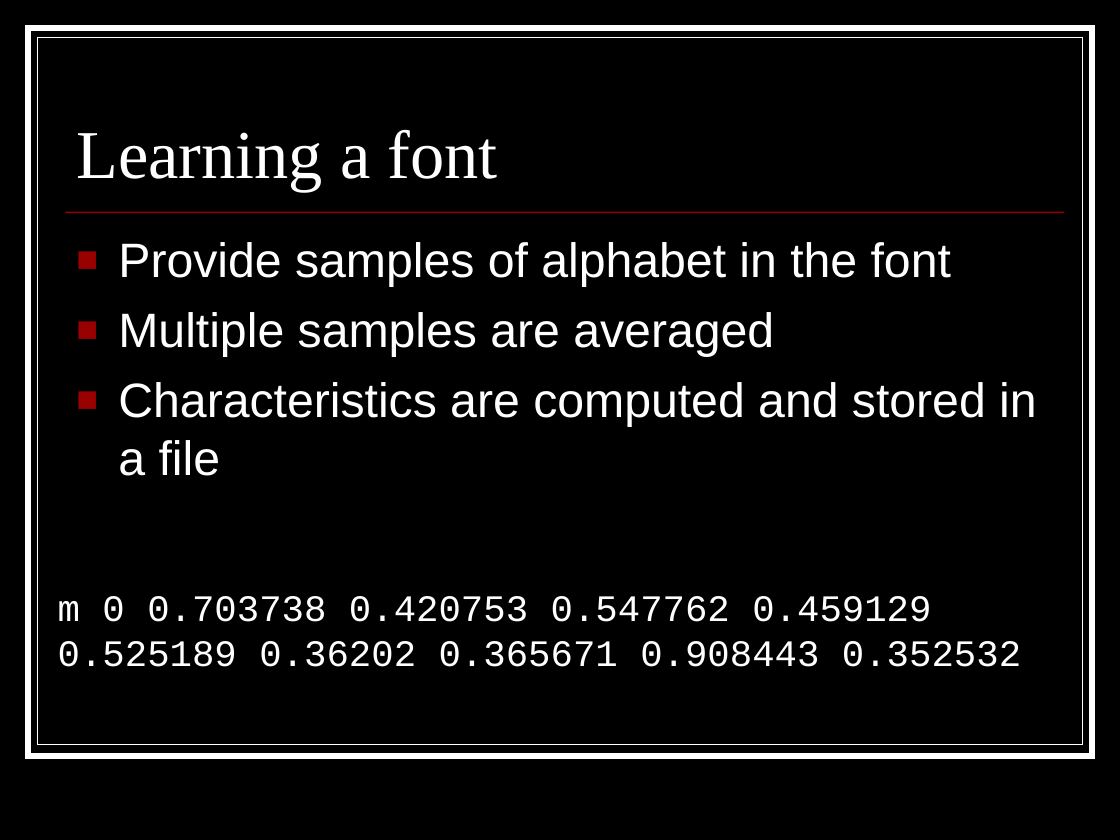
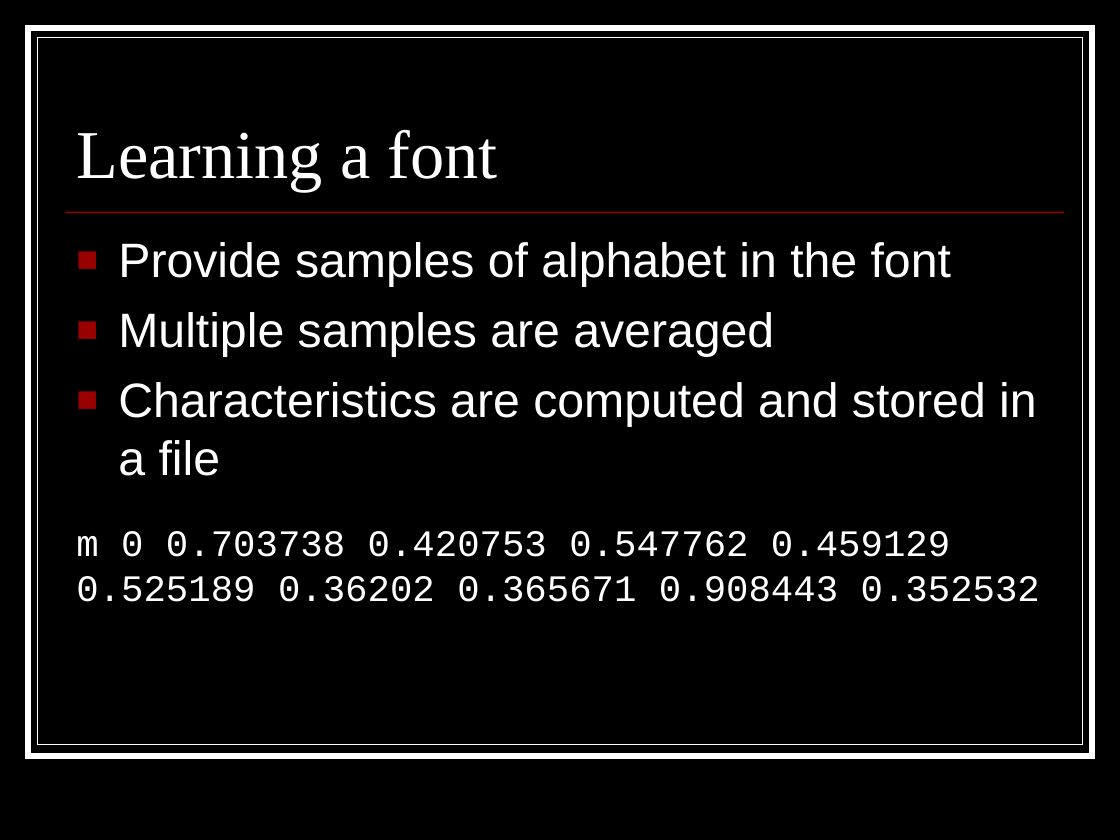
Before and after one commit to coyotebush/OCR, a slide deck: slide 6 of presentation/OCR.ppt (slide 7 before the commit). Drawn at 1120x840 pixels with LibreOffice and Linux fonts; fonts in the diff are those of the drawing. Boxes give left, top, right and bottom in pixels: in the first picture for what was removed or moved away, otherwise in the second. Text is boxed around its words. In the diff, an @@ line names an element or a change of style, - is before the commit and + after.

```diff
--- a/presentation/OCR.ppt
+++ b/presentation/OCR.ppt
@@ text "m 0 0.703738 0.420753 0.547762 ...": place and size @@
-text "m 0 0.703738 0.420753 0.547762 ..." at box(58, 596, 1021, 667)
+text "m 0 0.703738 0.420753 0.547762 ..." at box(76, 531, 1040, 602)
```
Also in this commit, not shown: 3 other slides changed, 1 slide added, 1 slide removed, 3 other files.
